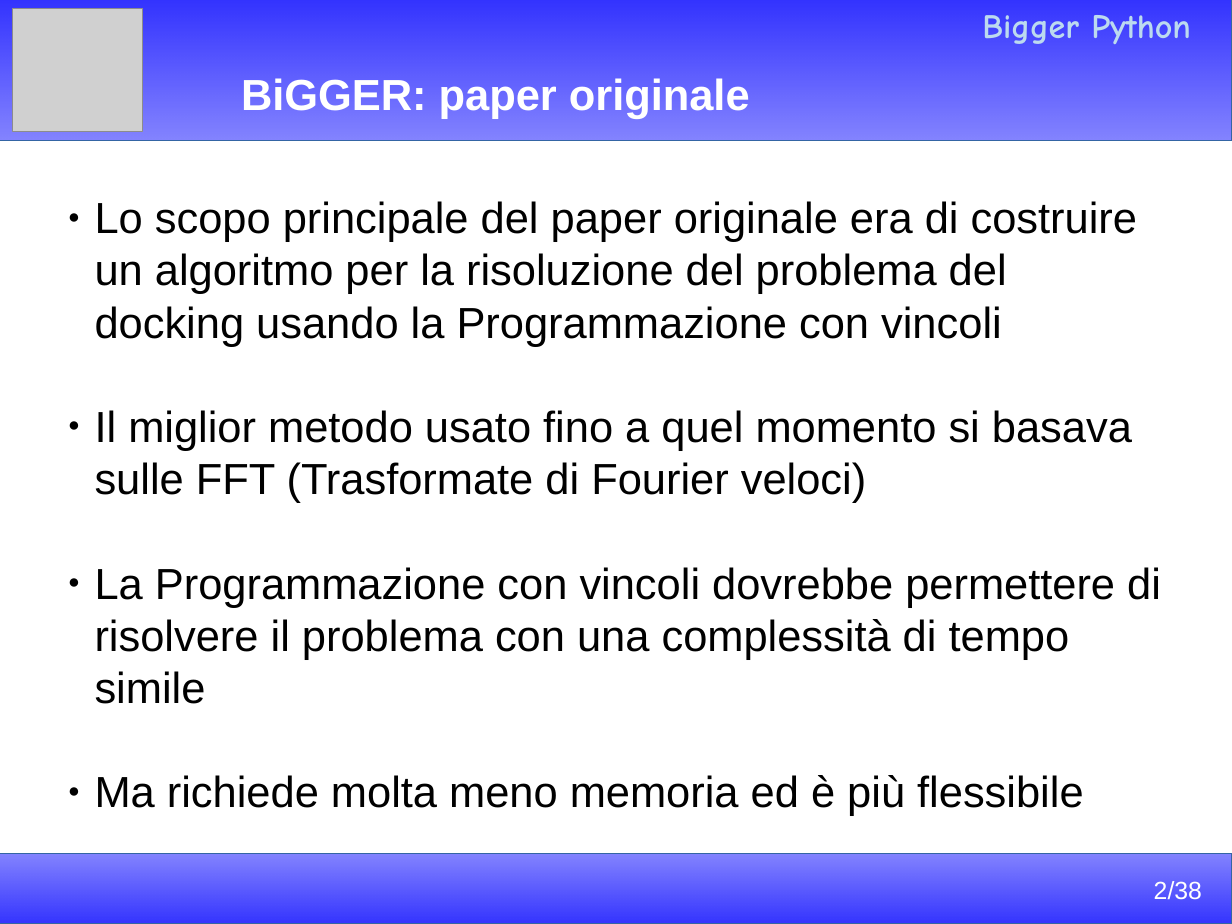
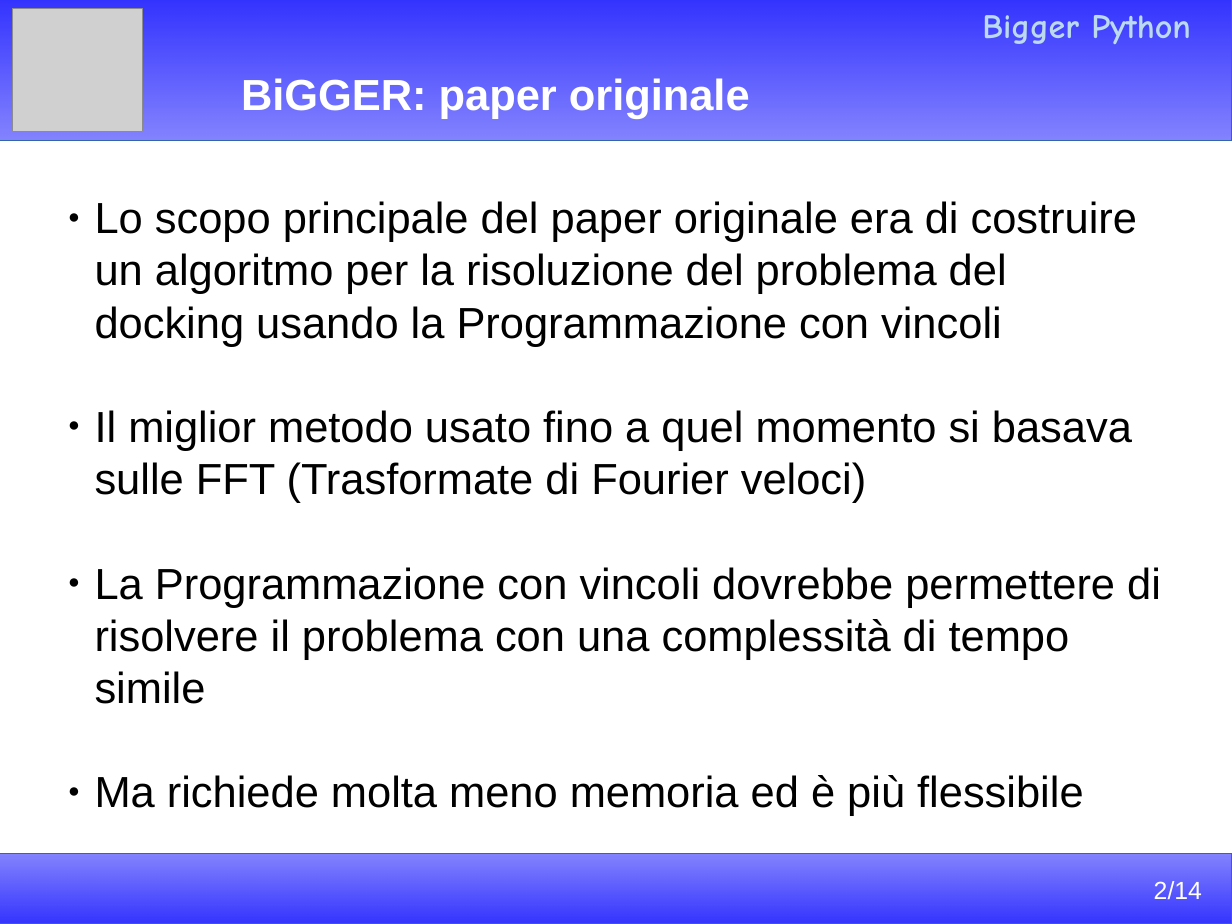
Before and after one commit to Cenze94/BiggerPython, a slide deck: slide 2 of Presentazione/Presentazione.odp. Drawn at 1232x924 pixels with LibreOffice and Linux fonts; fonts in the diff are those of the drawing; grey boxes stand for pictures. Boxes give left, top, right and bottom in pixels: in the first picture for what was removed or moved away, otherwise in the second. Text is boxed around its words. In the diff, an @@ line names an element or a change of style, - is before the commit and + after.

```diff
--- a/Presentazione/Presentazione.odp
+++ b/Presentazione/Presentazione.odp
@@ text at (1154,881,1202,899): text changed @@
-2/38
+2/14
```
Also in this commit, not shown: 5 other slides changed, 8 slides added, 2 slides removed, 2 other files.
